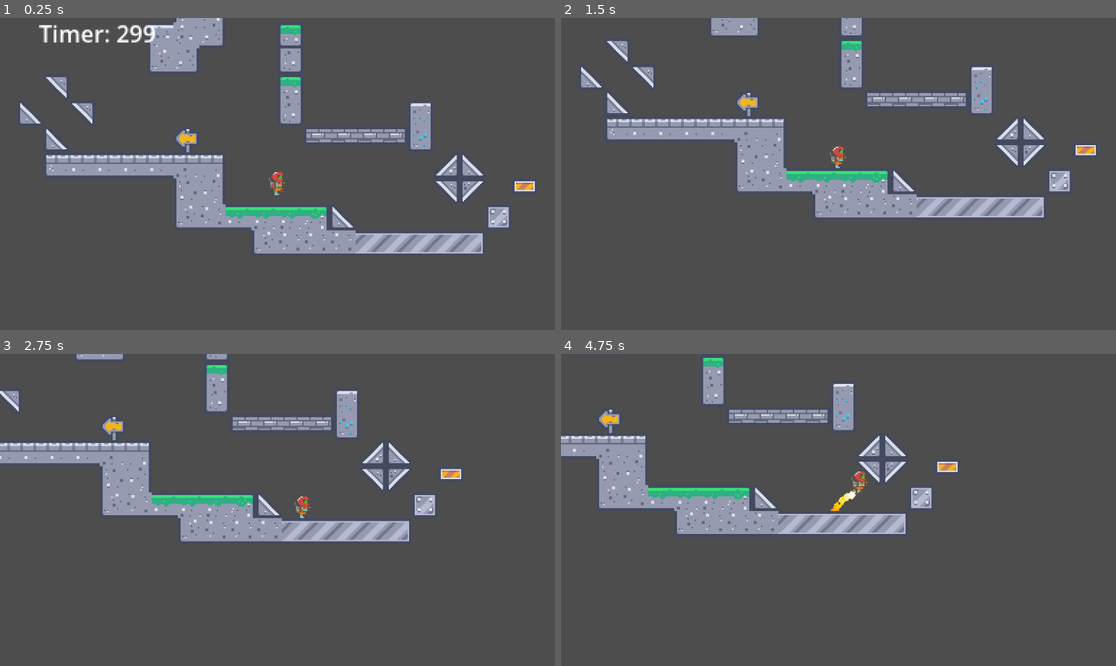
Above: before the commit, frames 1-4 (two rows, left to right).
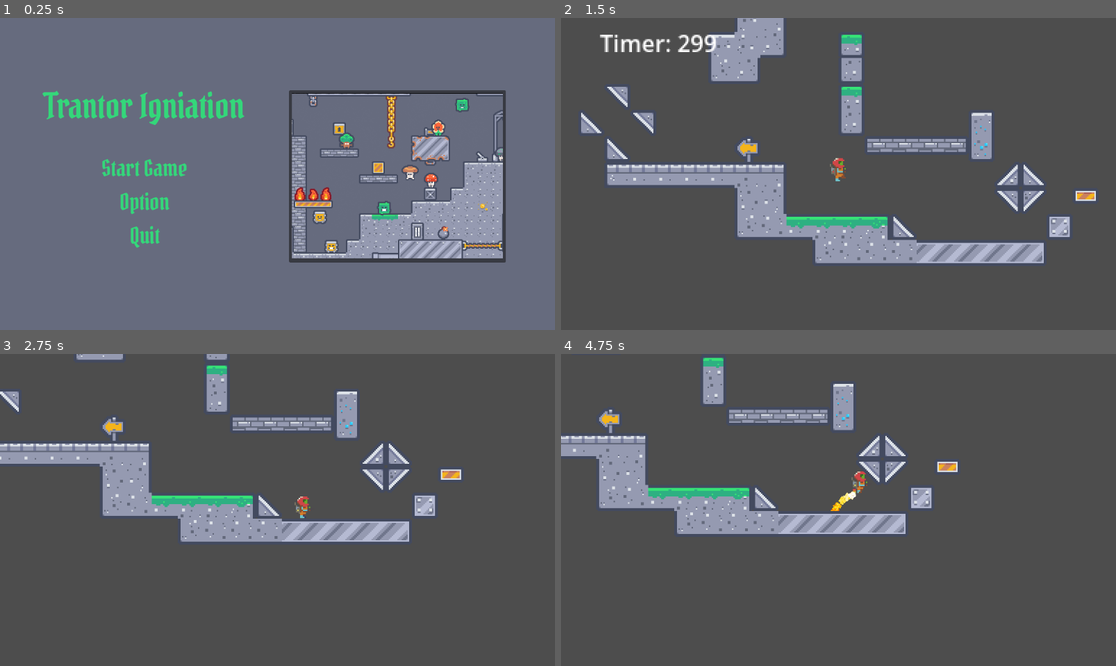
Above: after the commit, the same moments.

Repository: Kerwanc/TrantorIgniation
Game: Godot game, scene res://scenes/main_menu.tscn
Two runs of this game, one before a commit and one after it. Both use one fixed random seed, a clock stepped at 60 frames per second and the inputs below. Before the commit the project starts from res://scenes/game.tscn.
Inputs (mouse positions are in pixels of both pictures, inside the frame that each line leads up to):
- Up to frame 1 (0.25 s): no input
- Up to frame 2 (1.5 s): click (705, 202) at 0.5 s, where only the run after the commit has a clickable "Option"; click (705, 167) at 1.25 s, where only the run after the commit has a clickable "Start Game"
- Up to frame 3 (2.75 s): tap Enter (ui_accept) at 2, 2.27 s; hold Right (ui_right) from 2.03 s (still down)
- Up to frame 4 (4.75 s): tap Enter (ui_accept) at 3.02, 4.52 s; release Right (ui_right) at 3.53 s; hold Left (ui_left) 3.53-4.28 s; hold Right (ui_right) from 4.28 s (still down)

The runs differ from the first frame. In frame 1, 96% of the frame differs, in the area x 0-100%, y 0-100%; in frame 2, 24%; in frame 3, 1.4%; in frame 4, less than 0.1%.

Commit message:
feat(menu): added a main menu with start and quit button

Diff:
--- a/project.godot
+++ b/project.godot
@@ -11,7 +11,7 @@
 [application]
 
 config/name="MyFirstGame"
-run/main_scene="uid://bnxbvi8rf2gmg"
+run/main_scene="uid://dwttvc14scamo"
 config/features=PackedStringArray("4.6", "Forward Plus")
 config/icon="res://icon.svg"
 
--- /dev/null
+++ b/scenes/main_menu.tscn
@@ -0,0 +1,116 @@
+[gd_scene format=3 uid="uid://dwttvc14scamo"]
+
+[ext_resource type="Script" uid="uid://bnuw5pdvhdp71" path="res://script/main_menu.gd" id="1_l6cm7"]
+[ext_resource type="FontFile" uid="uid://b2krdh840t31a" path="res://assets/Fonts/Pirata_One/PirataOne-Regular.ttf" id="2_ekxnf"]
+[ext_resource type="Texture2D" uid="uid://5c5pxyb38rqb" path="res://assets/Images/menu_gameplay.png" id="3_bqqt6"]
+
+[sub_resource type="StyleBoxEmpty" id="StyleBoxEmpty_ekxnf"]
+
+[sub_resource type="StyleBoxEmpty" id="StyleBoxEmpty_8ln24"]
+
+[sub_resource type="StyleBoxTexture" id="StyleBoxTexture_rtw2f"]
+
+[sub_resource type="StyleBoxEmpty" id="StyleBoxEmpty_bqqt6"]
+
+[sub_resource type="StyleBoxEmpty" id="StyleBoxEmpty_oa1go"]
+
+[sub_resource type="StyleBoxEmpty" id="StyleBoxEmpty_tbmy8"]
+
+[sub_resource type="StyleBoxEmpty" id="StyleBoxEmpty_wu84c"]
+
+[sub_resource type="StyleBoxEmpty" id="StyleBoxEmpty_jk1qb"]
+
+[sub_resource type="StyleBoxEmpty" id="StyleBoxEmpty_5dd4i"]
+
+[node name="Main Menu" type="Node2D" unique_id=1261609652]
+script = ExtResource("1_l6cm7")
+
+[node name="background" type="ColorRect" parent="." unique_id=1305945559]
+offset_right = 1152.0
+offset_bottom = 648.0
+color = Color(0.4, 0.41960785, 0.49411765, 1)
+
+[node name="Button_manager" type="Control" parent="." unique_id=1996360030]
+layout_mode = 3
+anchors_preset = 0
+offset_right = 40.0
+offset_bottom = 40.0
+metadata/_edit_use_anchors_ = true
+
+[node name="Start" type="Button" parent="Button_manager" unique_id=1524799690]
+layout_mode = 0
+offset_left = 200.0
+offset_top = 280.0
+offset_right = 400.0
+offset_bottom = 343.0
+theme_override_colors/font_color = Color(0.20392157, 0.84313726, 0.47843137, 1)
+theme_override_colors/font_pressed_color = Color(0.039784793, 0.22903785, 0.11735187, 1)
+theme_override_colors/font_hover_color = Color(0.122526996, 0.49029827, 0.27452895, 1)
+theme_override_fonts/font = ExtResource("2_ekxnf")
+theme_override_font_sizes/font_size = 48
+theme_override_styles/normal = SubResource("StyleBoxEmpty_ekxnf")
+theme_override_styles/pressed = SubResource("StyleBoxEmpty_8ln24")
+theme_override_styles/hover = SubResource("StyleBoxTexture_rtw2f")
+text = "Start Game"
+metadata/_edit_use_anchors_ = true
+
+[node name="Option" type="Button" parent="Button_manager" unique_id=130872845]
+layout_mode = 0
+offset_left = 200.0
+offset_top = 350.0
+offset_right = 400.0
+offset_bottom = 413.0
+theme_override_colors/font_color = Color(0.20392157, 0.84313726, 0.47843137, 1)
+theme_override_colors/font_pressed_color = Color(0.039215688, 0.22745098, 0.11764706, 1)
+theme_override_colors/font_hover_color = Color(0.12156863, 0.49019608, 0.27450982, 1)
+theme_override_fonts/font = ExtResource("2_ekxnf")
+theme_override_font_sizes/font_size = 48
+theme_override_styles/normal = SubResource("StyleBoxEmpty_bqqt6")
+theme_override_styles/pressed = SubResource("StyleBoxEmpty_oa1go")
+theme_override_styles/hover = SubResource("StyleBoxEmpty_tbmy8")
+text = "Option"
+
+[node name="Quit" type="Button" parent="Button_manager" unique_id=170730070]
+layout_mode = 0
+offset_left = 200.0
+offset_top = 420.0
+offset_right = 400.0
+offset_bottom = 483.0
+theme_override_colors/font_color = Color(0.20392157, 0.84313726, 0.47843137, 1)
+theme_override_colors/font_pressed_color = Color(0.039215688, 0.22745098, 0.11764706, 1)
+theme_override_colors/font_hover_color = Color(0.12156863, 0.49019608, 0.27450982, 1)
+theme_override_fonts/font = ExtResource("2_ekxnf")
+theme_override_font_sizes/font_size = 48
+theme_override_styles/normal = SubResource("StyleBoxEmpty_wu84c")
+theme_override_styles/pressed = SubResource("StyleBoxEmpty_jk1qb")
+theme_override_styles/hover = SubResource("StyleBoxEmpty_5dd4i")
+text = "Quit"
+
+[node name="Camera2D" type="Camera2D" parent="." unique_id=924773289]
+position = Vector2(576, 324)
+
+[node name="illustration_frame" type="Panel" parent="." unique_id=1191220331]
+offset_left = 600.0
+offset_top = 150.0
+offset_right = 1050.0
+offset_bottom = 508.0
+
+[node name="illustration" type="Sprite2D" parent="illustration_frame" unique_id=556898452]
+position = Vector2(6, 6)
+scale = Vector2(0.5, 0.5)
+texture = ExtResource("3_bqqt6")
+centered = false
+
+[node name="Title" type="Label" parent="." unique_id=448535597]
+offset_left = 92.0
+offset_top = 136.0
+offset_right = 507.0
+offset_bottom = 230.0
+theme_override_colors/font_color = Color(0.20392157, 0.84313726, 0.47843137, 1)
+theme_override_fonts/font = ExtResource("2_ekxnf")
+theme_override_font_sizes/font_size = 72
+text = "Trantor Igniation"
+
+[connection signal="pressed" from="Button_manager/Start" to="." method="_on_start_pressed"]
+[connection signal="pressed" from="Button_manager/Option" to="." method="_on_option_pressed"]
+[connection signal="pressed" from="Button_manager/Quit" to="." method="_on_quit_pressed"]
--- /dev/null
+++ b/script/main_menu.gd
@@ -0,0 +1,12 @@
+extends Node2D
+
+func _on_start_pressed() -> void:
+	get_tree().change_scene_to_file("res://scenes/game.tscn")
+
+
+func _on_option_pressed() -> void:
+	pass # Replace with function body.
+
+
+func _on_quit_pressed() -> void:
+	get_tree().quit()
Not shown, added: assets/Fonts/Pirata_One/OFL.txt
Binary file added: assets/Fonts/Pirata_One/PirataOne-Regular.ttf
Not shown, added: assets/Fonts/Pirata_One/PirataOne-Regular.ttf.import
Binary file added: assets/Images/menu_gameplay.png
Not shown, added: assets/Images/menu_gameplay.png.import
Not shown, added: script/main_menu.gd.uid
Not shown, changed: TrantorIgniation.x86_64
